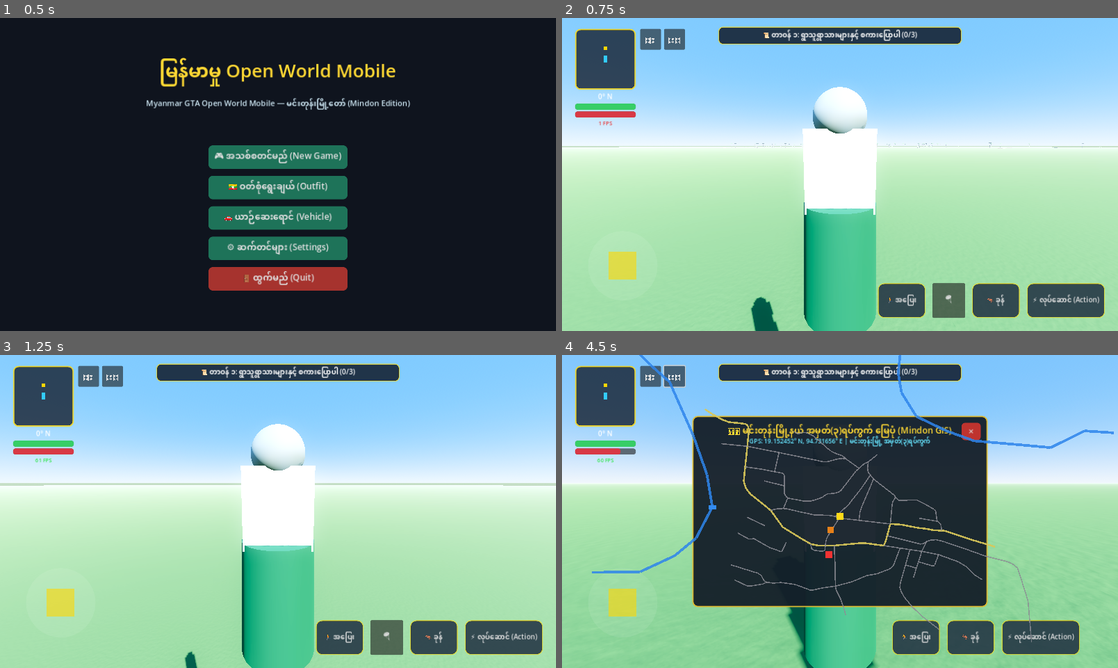
Above: before the commit, frames 1-4 (two rows, left to right).
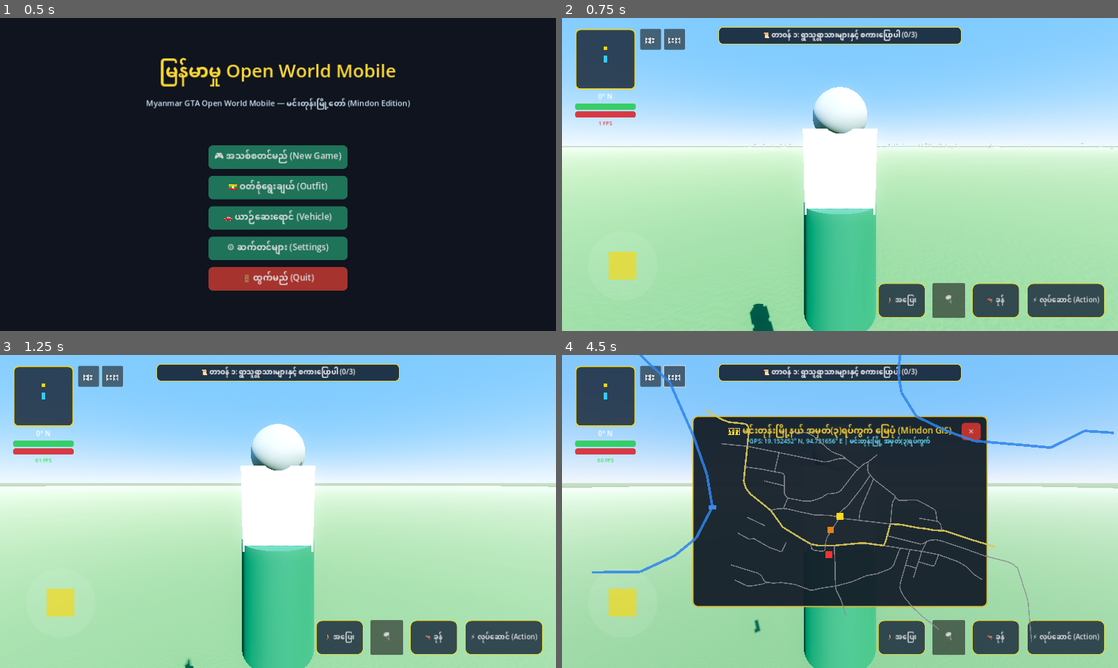
Above: after the commit, the same moments.

Repository: sudohlaingwin/gta-open-world
Game: Godot game, scene res://scenes/main_menu.tscn
Two runs of this game, one before a commit and one after it. Both use one fixed random seed, a clock stepped at 60 frames per second and the inputs below.
Inputs:
- Up to frame 1 (0.5 s): no input
- Up to frame 2 (0.75 s): click "🎮 အသစ်စတင်မည် (New Game)" at 0.5 s
- Up to frame 3 (1.25 s): no input
- Up to frame 4 (4.5 s): click "🗺️" at 1.25 s; click "⏸️" at 2 s; click "🏃 အပြေး" at 2.75 s; click "🪂" at 3.5 s; click "🦘 ခုန်" at 4.25 s

Frame 1 is identical in both runs. In frame 2, 0.3% of the frame differs, in the area x 10-100%, y 34-100%; in frame 3, 0.3%; in frame 4, 17%, in the area x 0-100%, y 29-100%.

Commit message:
feat(slice-149): grand pagoda (29.6m), village gate (16.5m) & paddy field (36m) scaling overhaul

Diff:
--- a/scenes/myanmar_paddy_field.tscn
+++ b/scenes/myanmar_paddy_field.tscn
@@ -3,10 +3,10 @@
 [ext_resource type="Shader" path="res://scripts/foliage_sway.gdshader" id="1_sway"]
 
 [sub_resource type="BoxShape3D" id="BoxShape3D_paddy"]
-size = Vector3(18.0, 0.4, 14.0)
+size = Vector3(36.0, 0.5, 28.0)
 
 [sub_resource type="BoxMesh" id="BoxMesh_mud_bed"]
-size = Vector3(18.0, 0.2, 14.0)
+size = Vector3(36.0, 0.3, 28.0)
 
 [sub_resource type="StandardMaterial3D" id="StandardMaterial3D_mud"]
 albedo_color = Color(0.25, 0.18, 0.12, 1)
@@ -17,29 +17,29 @@
 shader = ExtResource("1_sway")
 
 [sub_resource type="BoxMesh" id="BoxMesh_crops"]
-size = Vector3(17.5, 0.8, 13.5)
+size = Vector3(35.2, 1.1, 27.2)
 
 [node name="MyanmarPaddyField" type="StaticBody3D"]
 
 [node name="CollisionShape3D" type="CollisionShape3D" parent="."]
-transform = Transform3D(1, 0, 0, 0, 1, 0, 0, 0, 1, 0, 0.1, 0)
+transform = Transform3D(1, 0, 0, 0, 1, 0, 0, 0, 1, 0, 0.15, 0)
 shape = SubResource("BoxShape3D_paddy")
 
 [node name="VisualMesh" type="Node3D" parent="."]
 
 [node name="MudBed" type="MeshInstance3D" parent="VisualMesh"]
-transform = Transform3D(1, 0, 0, 0, 1, 0, 0, 0, 1, 0, 0.05, 0)
+transform = Transform3D(1, 0, 0, 0, 1, 0, 0, 0, 1, 0, 0.1, 0)
 mesh = SubResource("BoxMesh_mud_bed")
 surface_material_override/0 = SubResource("StandardMaterial3D_mud")
 
 [node name="RiceCrops" type="MeshInstance3D" parent="VisualMesh"]
-transform = Transform3D(1, 0, 0, 0, 1, 0, 0, 0, 1, 0, 0.5, 0)
+transform = Transform3D(1, 0, 0, 0, 1, 0, 0, 0, 1, 0, 0.7, 0)
 mesh = SubResource("BoxMesh_crops")
 surface_material_override/0 = SubResource("ShaderMaterial_crops")
 
 [node name="FieldSign" type="Label3D" parent="."]
-transform = Transform3D(1, 0, 0, 0, 1, 0, 0, 0, 1, 0, 1.2, 7.2)
+transform = Transform3D(1, 0, 0, 0, 1, 0, 0, 0, 1, 0, 1.8, 14.2)
 text = "ရွှေဝါမြေ ရိုးရာ စပါးခင်းကြီး"
-font_size = 24
-outline_size = 6
+font_size = 36
+outline_size = 10
 modulate = Color(0.9, 0.95, 0.4, 1)
--- a/scenes/myanmar_pagoda.tscn
+++ b/scenes/myanmar_pagoda.tscn
@@ -3,28 +3,28 @@
 [ext_resource type="Script" path="res://scripts/village_lantern_controller.gd" id="1_lantern"]
 
 [sub_resource type="CylinderMesh" id="CylinderMesh_base1"]
-top_radius = 6.4
-bottom_radius = 8.0
-height = 1.6
+top_radius = 12.5
+bottom_radius = 16.0
+height = 2.8
 
 [sub_resource type="CylinderMesh" id="CylinderMesh_base2"]
-top_radius = 4.8
-bottom_radius = 6.4
-height = 1.6
+top_radius = 9.5
+bottom_radius = 12.5
+height = 2.8
 
 [sub_resource type="CylinderMesh" id="CylinderMesh_bell"]
-top_radius = 2.8
-bottom_radius = 4.5
-height = 4.8
+top_radius = 5.2
+bottom_radius = 8.8
+height = 7.5
 
 [sub_resource type="CylinderMesh" id="CylinderMesh_spire"]
-top_radius = 0.15
-bottom_radius = 2.4
-height = 8.0
+top_radius = 0.25
+bottom_radius = 4.8
+height = 14.0
 
 [sub_resource type="SphereMesh" id="SphereMesh_hti"]
-radius = 0.65
-height = 1.3
+radius = 1.25
+height = 2.5
 
 [sub_resource type="StandardMaterial3D" id="StandardMaterial3D_gold"]
 albedo_color = Color(1.0, 0.84, 0.0, 1)
@@ -32,46 +32,46 @@
 roughness = 0.2
 
 [sub_resource type="CylinderShape3D" id="CylinderShape3D_pagoda"]
-height = 17.5
-radius = 8.0
+height = 29.6
+radius = 16.0
 
 [node name="MyanmarPagoda" type="StaticBody3D"]
 script = ExtResource("1_lantern")
 
 [node name="CollisionShape3D" type="CollisionShape3D" parent="."]
-transform = Transform3D(1, 0, 0, 0, 1, 0, 0, 0, 1, 0, 8.75, 0)
+transform = Transform3D(1, 0, 0, 0, 1, 0, 0, 0, 1, 0, 14.8, 0)
 shape = SubResource("CylinderShape3D_pagoda")
 
 [node name="VisualMesh" type="Node3D" parent="."]
 
 [node name="BasePlinth" type="MeshInstance3D" parent="VisualMesh"]
-transform = Transform3D(1, 0, 0, 0, 1, 0, 0, 0, 1, 0, 0.8, 0)
+transform = Transform3D(1, 0, 0, 0, 1, 0, 0, 0, 1, 0, 1.4, 0)
 mesh = SubResource("CylinderMesh_base1")
 surface_material_override/0 = SubResource("StandardMaterial3D_gold")
 
 [node name="Terrace" type="MeshInstance3D" parent="VisualMesh"]
-transform = Transform3D(1, 0, 0, 0, 1, 0, 0, 0, 1, 0, 2.4, 0)
+transform = Transform3D(1, 0, 0, 0, 1, 0, 0, 0, 1, 0, 4.2, 0)
 mesh = SubResource("CylinderMesh_base2")
 surface_material_override/0 = SubResource("StandardMaterial3D_gold")
 
 [node name="BellBody" type="MeshInstance3D" parent="VisualMesh"]
-transform = Transform3D(1, 0, 0, 0, 1, 0, 0, 0, 1, 0, 5.6, 0)
+transform = Transform3D(1, 0, 0, 0, 1, 0, 0, 0, 1, 0, 9.35, 0)
 mesh = SubResource("CylinderMesh_bell")
 surface_material_override/0 = SubResource("StandardMaterial3D_gold")
 
 [node name="SpireCone" type="MeshInstance3D" parent="VisualMesh"]
-transform = Transform3D(1, 0, 0, 0, 1, 0, 0, 0, 1, 0, 12.0, 0)
+transform = Transform3D(1, 0, 0, 0, 1, 0, 0, 0, 1, 0, 20.1, 0)
 mesh = SubResource("CylinderMesh_spire")
 surface_material_override/0 = SubResource("StandardMaterial3D_gold")
 
 [node name="HtiUmbrella" type="MeshInstance3D" parent="VisualMesh"]
-transform = Transform3D(1, 0, 0, 0, 1, 0, 0, 0, 1, 0, 16.4, 0)
+transform = Transform3D(1, 0, 0, 0, 1, 0, 0, 0, 1, 0, 28.3, 0)
 mesh = SubResource("SphereMesh_hti")
 surface_material_override/0 = SubResource("StandardMaterial3D_gold")
 
 [node name="PagodaCrownLight" type="OmniLight3D" parent="."]
-transform = Transform3D(1, 0, 0, 0, 1, 0, 0, 0, 1, 0, 17.2, 0)
+transform = Transform3D(1, 0, 0, 0, 1, 0, 0, 0, 1, 0, 29.5, 0)
 light_color = Color(1.0, 0.88, 0.45, 1)
-light_energy = 3.0
-omni_range = 50.0
-omni_attenuation = 1.2
+light_energy = 4.5
+omni_range = 80.0
+omni_attenuation = 1.1
--- a/scenes/village_gate.tscn
+++ b/scenes/village_gate.tscn
@@ -3,100 +3,100 @@
 [ext_resource type="Script" path="res://scripts/village_lantern_controller.gd" id="1_lantern"]
 
 [sub_resource type="CylinderShape3D" id="CylinderShape3D_post_l"]
-radius = 0.45
-height = 6.2
+radius = 0.65
+height = 9.2
 
 [sub_resource type="CylinderShape3D" id="CylinderShape3D_post_r"]
-radius = 0.45
-height = 6.2
+radius = 0.65
+height = 9.2
 
 [sub_resource type="CylinderMesh" id="CylinderMesh_column"]
-top_radius = 0.35
-bottom_radius = 0.42
-height = 6.2
+top_radius = 0.52
+bottom_radius = 0.62
+height = 9.2
 
 [sub_resource type="StandardMaterial3D" id="StandardMaterial3D_gate_teak"]
 albedo_color = Color(0.35, 0.20, 0.10, 1)
 roughness = 0.85
 
 [sub_resource type="BoxMesh" id="BoxMesh_beam"]
-size = Vector3(10.6, 0.65, 0.85)
+size = Vector3(16.5, 0.95, 1.25)
 
 [sub_resource type="PrismMesh" id="PrismMesh_pyatthat"]
 left_to_right = 0.5
-size = Vector3(6.8, 2.2, 1.2)
+size = Vector3(10.5, 3.4, 1.8)
 
 [sub_resource type="StandardMaterial3D" id="StandardMaterial3D_gold_trim"]
 albedo_color = Color(0.95, 0.78, 0.15, 1)
 metallic = 0.8
 
 [sub_resource type="BoxMesh" id="BoxMesh_lantern"]
-size = Vector3(0.35, 0.55, 0.35)
+size = Vector3(0.55, 0.85, 0.55)
 
 [sub_resource type="StandardMaterial3D" id="StandardMaterial3D_lantern"]
 albedo_color = Color(1.0, 0.88, 0.45, 1)
 emission_enabled = true
 emission = Color(1.0, 0.82, 0.35, 1)
-emission_energy_multiplier = 2.4
+emission_energy_multiplier = 2.8
 
 [node name="VillageGate" type="StaticBody3D"]
 script = ExtResource("1_lantern")
 
 [node name="CollisionColumnL" type="CollisionShape3D" parent="."]
-transform = Transform3D(1, 0, 0, 0, 1, 0, 0, 0, 1, -4.6, 3.1, 0)
+transform = Transform3D(1, 0, 0, 0, 1, 0, 0, 0, 1, -7.0, 4.6, 0)
 shape = SubResource("CylinderShape3D_post_l")
 
 [node name="CollisionColumnR" type="CollisionShape3D" parent="."]
-transform = Transform3D(1, 0, 0, 0, 1, 0, 0, 0, 1, 4.6, 3.1, 0)
+transform = Transform3D(1, 0, 0, 0, 1, 0, 0, 0, 1, 7.0, 4.6, 0)
 shape = SubResource("CylinderShape3D_post_r")
 
 [node name="VisualMesh" type="Node3D" parent="."]
 
 [node name="ColumnL" type="MeshInstance3D" parent="VisualMesh"]
-transform = Transform3D(1, 0, 0, 0, 1, 0, 0, 0, 1, -4.6, 3.1, 0)
+transform = Transform3D(1, 0, 0, 0, 1, 0, 0, 0, 1, -7.0, 4.6, 0)
 mesh = SubResource("CylinderMesh_column")
 surface_material_override/0 = SubResource("StandardMaterial3D_gate_teak")
 
 [node name="ColumnR" type="MeshInstance3D" parent="VisualMesh"]
-transform = Transform3D(1, 0, 0, 0, 1, 0, 0, 0, 1, 4.6, 3.1, 0)
+transform = Transform3D(1, 0, 0, 0, 1, 0, 0, 0, 1, 7.0, 4.6, 0)
 mesh = SubResource("CylinderMesh_column")
 surface_material_override/0 = SubResource("StandardMaterial3D_gate_teak")
 
 [node name="Beam" type="MeshInstance3D" parent="VisualMesh"]
-transform = Transform3D(1, 0, 0, 0, 1, 0, 0, 0, 1, 0, 5.8, 0)
+transform = Transform3D(1, 0, 0, 0, 1, 0, 0, 0, 1, 0, 8.8, 0)
 mesh = SubResource("BoxMesh_beam")
 surface_material_override/0 = SubResource("StandardMaterial3D_gate_teak")
 
 [node name="PyatthatTop" type="MeshInstance3D" parent="VisualMesh"]
-transform = Transform3D(1, 0, 0, 0, 1, 0, 0, 0, 1, 0, 6.9, 0)
+transform = Transform3D(1, 0, 0, 0, 1, 0, 0, 0, 1, 0, 10.5, 0)
 mesh = SubResource("PrismMesh_pyatthat")
 surface_material_override/0 = SubResource("StandardMaterial3D_gold_trim")
 
 [node name="LanternL" type="MeshInstance3D" parent="VisualMesh"]
-transform = Transform3D(1, 0, 0, 0, 1, 0, 0, 0, 1, -2.6, 3.4, 0.3)
+transform = Transform3D(1, 0, 0, 0, 1, 0, 0, 0, 1, -4.0, 5.2, 0.45)
 mesh = SubResource("BoxMesh_lantern")
 surface_material_override/0 = SubResource("StandardMaterial3D_lantern")
 
 [node name="LanternLightL" type="OmniLight3D" parent="VisualMesh"]
-transform = Transform3D(1, 0, 0, 0, 1, 0, 0, 0, 1, -2.6, 3.3, 0.4)
+transform = Transform3D(1, 0, 0, 0, 1, 0, 0, 0, 1, -4.0, 5.0, 0.55)
 light_color = Color(1.0, 0.85, 0.45, 1)
-light_energy = 1.8
-omni_range = 10.0
+light_energy = 2.5
+omni_range = 16.0
 
 [node name="LanternR" type="MeshInstance3D" parent="VisualMesh"]
-transform = Transform3D(1, 0, 0, 0, 1, 0, 0, 0, 1, 2.6, 3.4, 0.3)
+transform = Transform3D(1, 0, 0, 0, 1, 0, 0, 0, 1, 4.0, 5.2, 0.45)
 mesh = SubResource("BoxMesh_lantern")
 surface_material_override/0 = SubResource("StandardMaterial3D_lantern")
 
 [node name="LanternLightR" type="OmniLight3D" parent="VisualMesh"]
-transform = Transform3D(1, 0, 0, 0, 1, 0, 0, 0, 1, 2.6, 3.3, 0.4)
+transform = Transform3D(1, 0, 0, 0, 1, 0, 0, 0, 1, 4.0, 5.0, 0.55)
 light_color = Color(1.0, 0.85, 0.45, 1)
-light_energy = 1.8
-omni_range = 10.0
+light_energy = 2.5
+omni_range = 16.0
 
 [node name="WelcomeSign" type="Label3D" parent="."]
-transform = Transform3D(1, 0, 0, 0, 1, 0, 0, 0, 1, 0, 3.8, 0.35)
+transform = Transform3D(1, 0, 0, 0, 1, 0, 0, 0, 1, 0, 6.0, 0.5)
 text = "မင်္ဂလာပါ — မင်းတုန်းမြို့ အမှတ်(၃)ရပ်ကွက်မှ ကြိုဆိုပါ၏"
-font_size = 30
-outline_size = 10
+font_size = 42
+outline_size = 14
 modulate = Color(1, 0.9, 0.4, 1)
Not shown, changed: COLLAB.md
